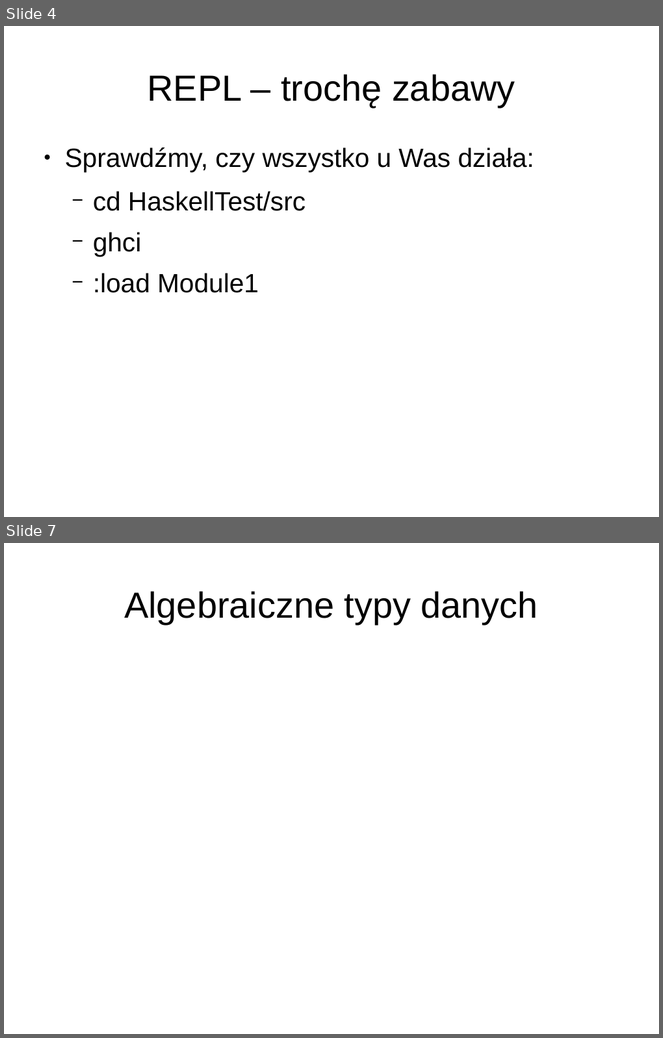
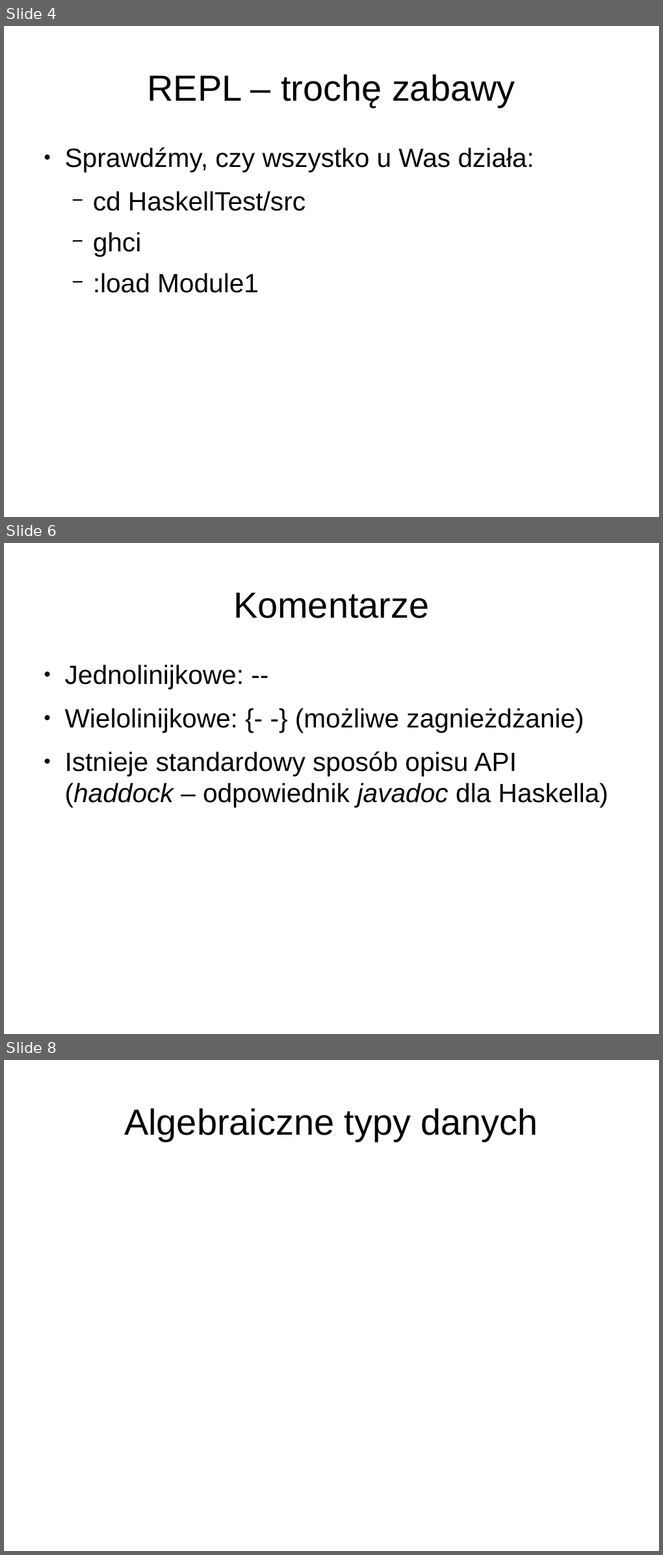
Before and after one commit to betenkowski/haskell-20140813, a slide deck: prezentacja.odp. Shown one above the other, each under a label of ours: slides 4 and 7 before the commit, slides 4, 6 and 8 after it; the slides between them are not shown. The pictures are 663x1038 and 663x1555 pixels, drawn with LibreOffice and Linux fonts; fonts in the diff are those of the drawing. Boxes give left, top, right and bottom in pixels: in the first picture for what was removed or moved away, otherwise in the second. Text is boxed around its words. In the diff, an @@ line names an element or a change of style, - is before the commit and + after.

```diff
--- a/prezentacja.odp
+++ b/prezentacja.odp
@@ slide 6 added at [4, 543, 659, 1034], background #FFFFFF @@
@@ title added at [233, 592, 429, 618], 44 pt, text #000000 @@
+Komentarze
@@ text added at [65, 665, 608, 808], 32 pt, text #000000 @@
+● Jednolinijkowe: --
+● Wielolinijkowe: {- -} (możliwe zagnieżdżanie)
+● Istnieje standardowy sposób opisu API (haddock – odpowiednik javadoc dla Haskella)
@@ what was slide 7 is now slide 8 @@
```
Also in this commit, not shown: 1 slide changed, 2 other slides added, 1 slide removed, 3 other files.
